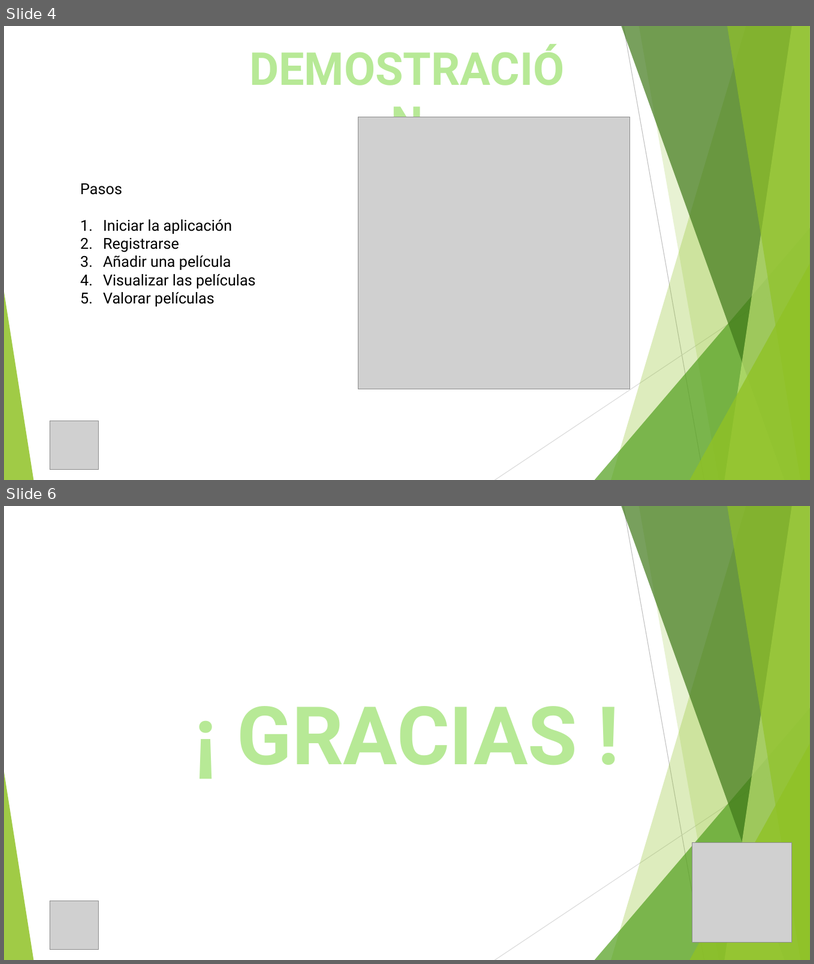
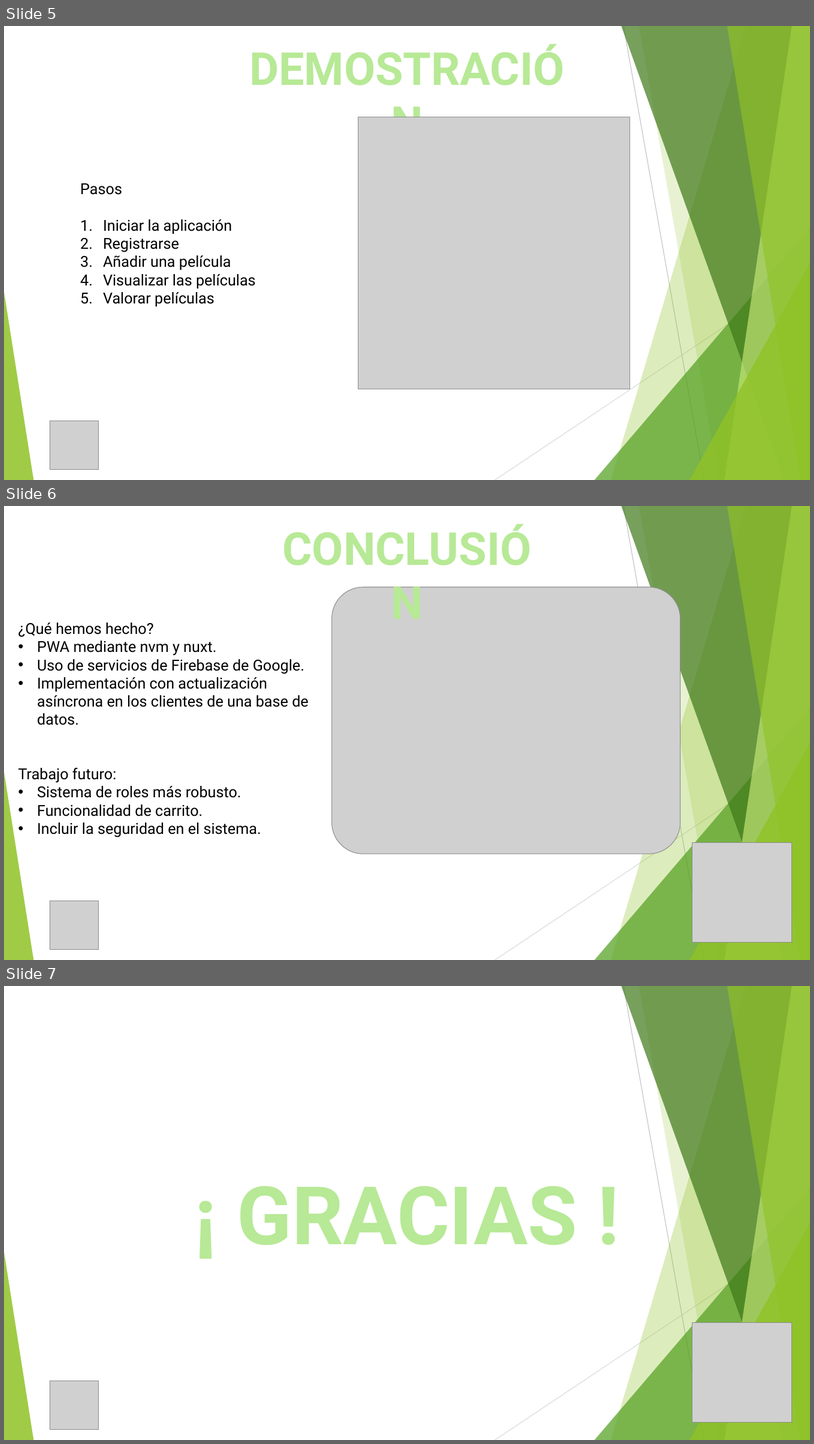
Before and after one commit to danielss24/SNCI_VUE, a slide deck: presentacion.pptx. Shown one above the other, each under a label of ours: slides 4 and 6 before the commit, slides 5, 6 and 7 after it; the slides between them are not shown. The pictures are 814x964 and 814x1444 pixels, drawn with LibreOffice and Linux fonts; fonts in the diff are those of the drawing; grey boxes stand for pictures. Boxes give left, top, right and bottom in pixels: in the first picture for what was removed or moved away, otherwise in the second. Text is boxed around its words. In the diff, an @@ line names an element or a change of style, - is before the commit and + after.

```diff
--- a/presentacion.pptx
+++ b/presentacion.pptx
@@ slide 6 added at (4, 506, 810, 960), background #FFFFFF; not listed: 10 template elements that a slide beside it also shows @@
@@ text added at (264, 516, 550, 577), 54 pt, text #B7E996, bold @@
+CONCLUSIÓN
@@ picture added at (332, 587, 680, 854) @@
@@ text added at (18, 622, 309, 837), 18 pt, text #000000 @@
+¿Qué hemos hecho?
+• PWA mediante nvm y nuxt.
+• Uso de servicios de Firebase de Google.
+• Implementación con actualización asíncrona en los clientes de una base de datos.
+Trabajo futuro:
+• Sistema de roles más robusto.
+• Funcionalidad de carrito.
+• Incluir la seguridad en el sistema.
@@ picture added at (693, 843, 793, 942) @@
@@ picture added at (50, 900, 98, 949) @@
@@ what was slide 4 is now slide 5 @@
@@ what was slide 6 is now slide 7 @@
```
Also in this commit, not shown: 3 slides changed, 1 other slide added, 2 slides removed, 1 other file.
